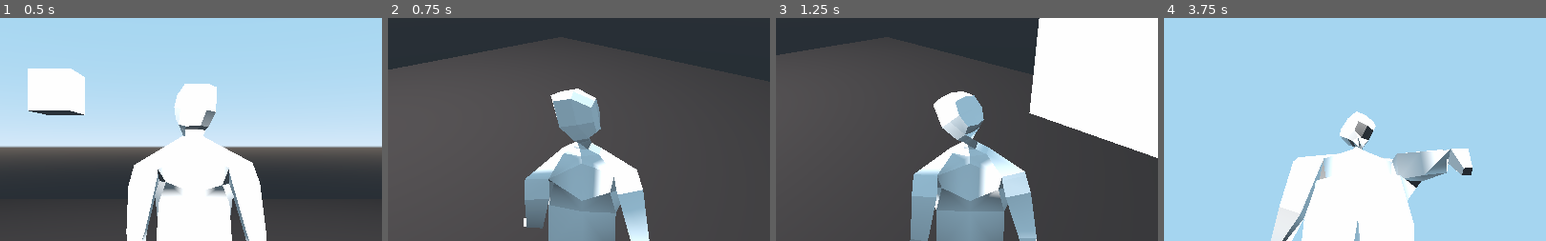
Above: before the commit, frames 1-4 (left to right).
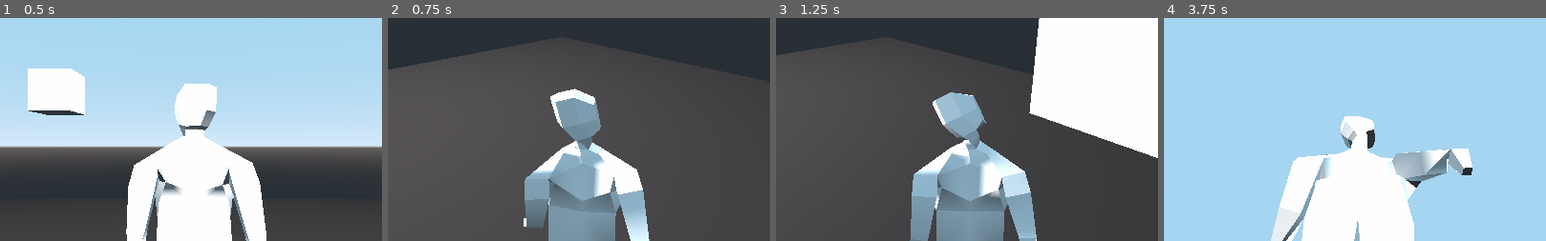
Above: after the commit, the same moments.

Repository: lolajojo/childhood_mystery_prototype
Game: Godot game, scene res://scenes/Main.tscn
The game is run twice, just before and just after one commit, with the same random seed, the same clock (stepped at 60 frames per second) and the same inputs.
Inputs (mouse positions are % of the whole screen's width and height, from its top left):
- Up to frame 1 (0.5 s): no input
- Up to frame 2 (0.75 s): tap Enter at 0.5 s; move the mouse to (72, 45) at 0.52 s; hold D (move_right) from 0.53 s (still down)
- Up to frame 3 (1.25 s): keep holding D (move_right)
- Up to frame 4 (3.75 s): move the mouse to (30, 55) at 1.27 s; release D (move_right) at 1.28 s; hold S (move_back) 1.28-2.03 s; move the mouse to (60, 28) at 2.02 s; hold D (move_right) 2.03-2.78 s; move the mouse to (45, 70) at 2.77 s; hold W (move_forward) 2.78-3.53 s; move the mouse to (80, 65) at 3.52 s; hold A (move_left) from 3.53 s (still down)
The pictures show only the part of the screen within x 25-75%, y 21-71%; the shares and areas given below are measured in that part.

Frame 1 is identical in both runs. In frame 2, 0.4% of the frame differs, in the area x 38-63%, y 31-69%; in frame 3, 1.7%, in the area x 41-64%, y 32-68%; in frame 4, 0.8%.

Commit message:
Lock head bone rotation between 90 and -90 degrees

Diff:
--- a/childhood-mystery-prototype/scenes/PointToLookAt.gd
+++ b/childhood-mystery-prototype/scenes/PointToLookAt.gd
@@ -3,6 +3,8 @@
 
 export(NodePath) var skeleton_path
 export(String) var bone_name
+export(float) var min_angle = deg2rad(-90)
+export(float) var max_angle = deg2rad(90)
 
 var skeleton_node: Skeleton
 
@@ -19,4 +21,11 @@
 	rest_global_pose = rest_global_pose.looking_at(target_position, Vector3.UP)
 	rest_global_pose.basis = rest_global_pose.basis.rotated(rest_global_pose.basis.y, deg2rad(180.0))
 
+	var rotationAngle = rest_global_pose.basis.get_euler().y
+
+	if rotationAngle > max_angle:
+		rest_global_pose.basis = rest_global_pose.basis.rotated(rest_global_pose.basis.y, -(rotationAngle - max_angle))
+	elif rotationAngle < min_angle:
+		rest_global_pose.basis = rest_global_pose.basis.rotated(rest_global_pose.basis.y, min_angle - rotationAngle)
+
 	skeleton_node.set_bone_global_pose_override(bone_id, rest_global_pose, 1.0, true)
